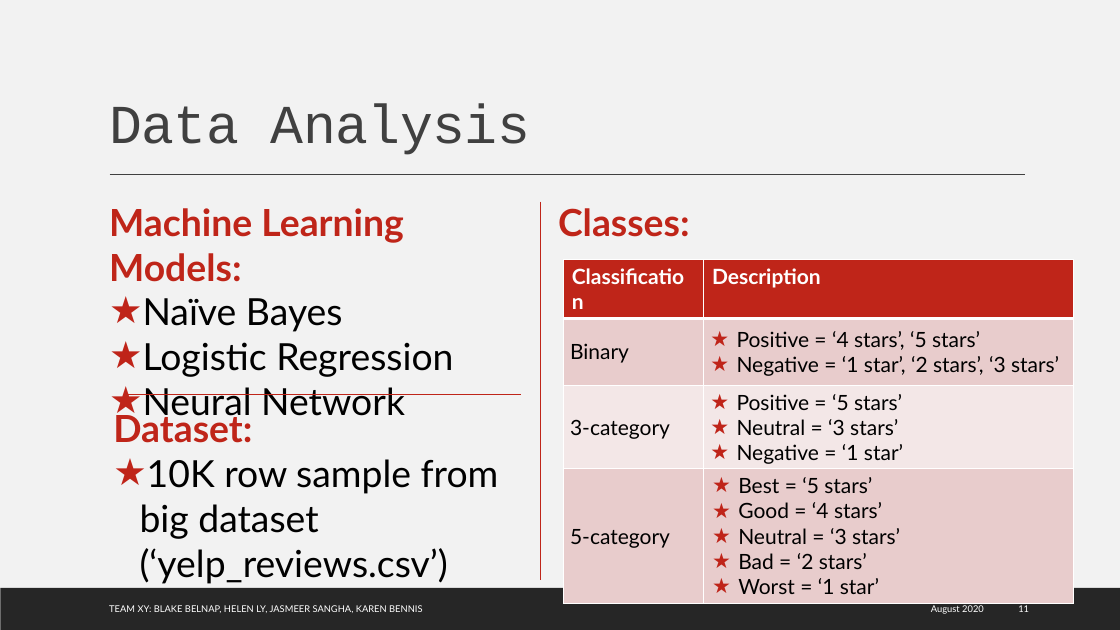
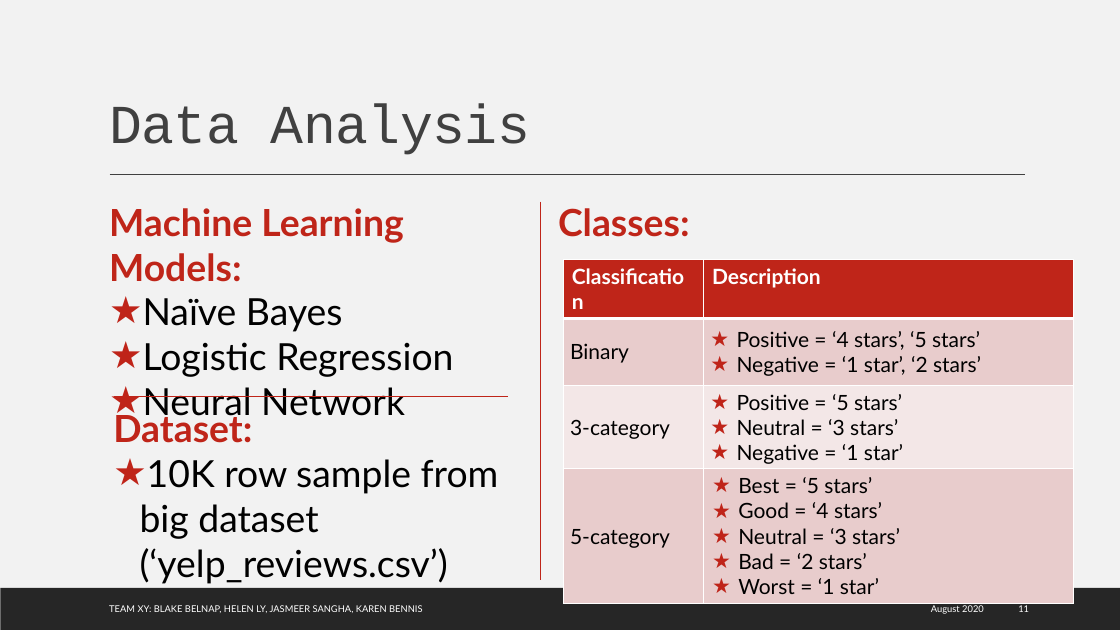
Before and after one commit to karenbennis/Xy, a slide deck: slide 11 of Team Xy Presentation.pptx. Drawn at 1120x630 pixels with LibreOffice and Linux fonts; fonts in the diff are those of the drawing; background and template pictures are left out. Boxes give left, top, right and bottom in pixels: in the first picture for what was removed or moved away, otherwise in the second. Text is boxed around its words. In the diff, an @@ line names an element or a change of style, - is before the commit and + after.

```diff
--- a/Team Xy Presentation.pptx
+++ b/Team Xy Presentation.pptx
@@ table at <box>564,260,1075,598</box> @@
-row 2, column 2: Positive = ‘4 stars’, ‘5 stars’ / Negative = ‘1 star’, ‘2 stars’, ‘3 stars’
+row 2, column 2: Positive = ‘4 stars’, ‘5 stars’ / Negative = ‘1 star’, ‘2 stars’
@@ line moved from (128, 395) - (522, 395) to (113, 397) - (507, 397) @@
```
Also in this commit, not shown: 6 other slides changed, 1 other file.
